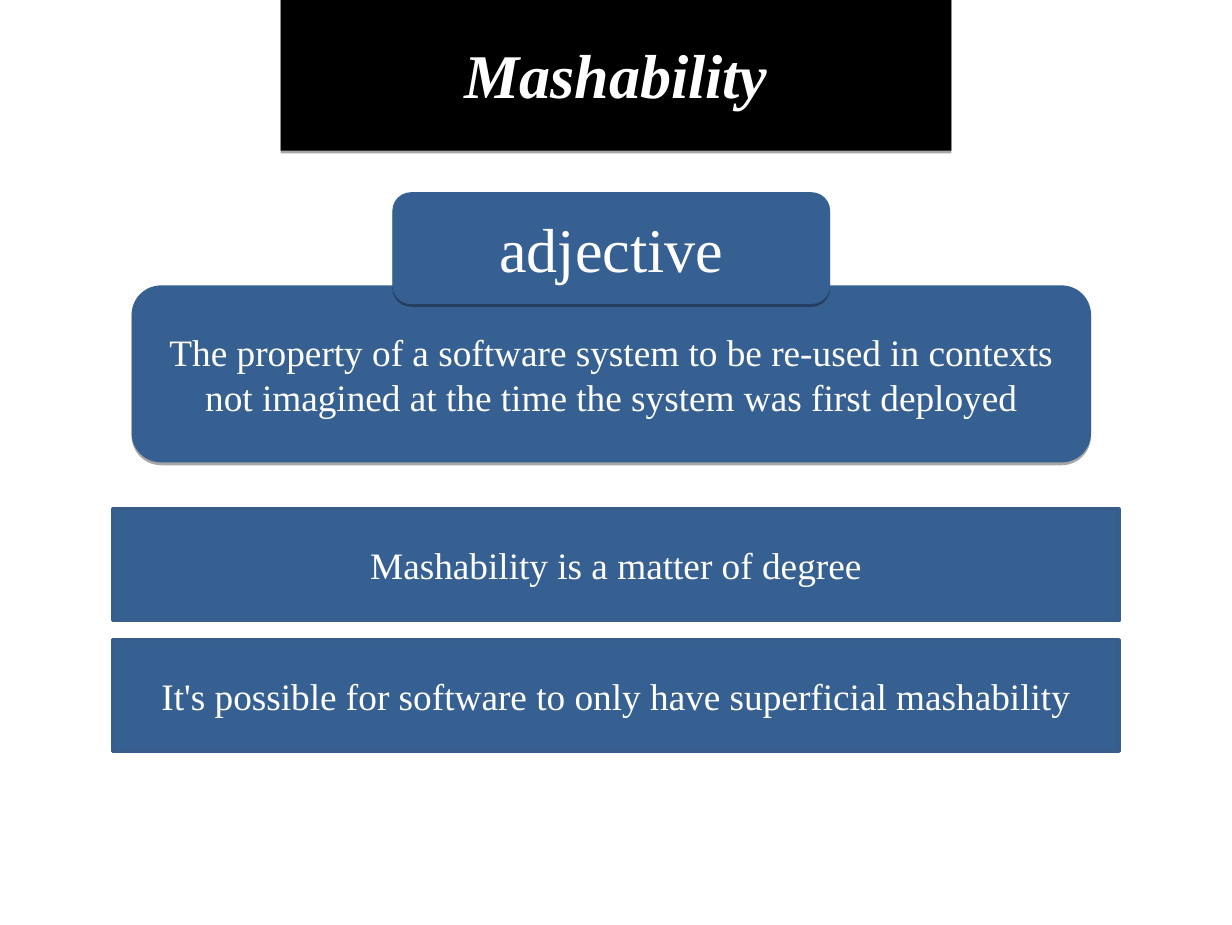
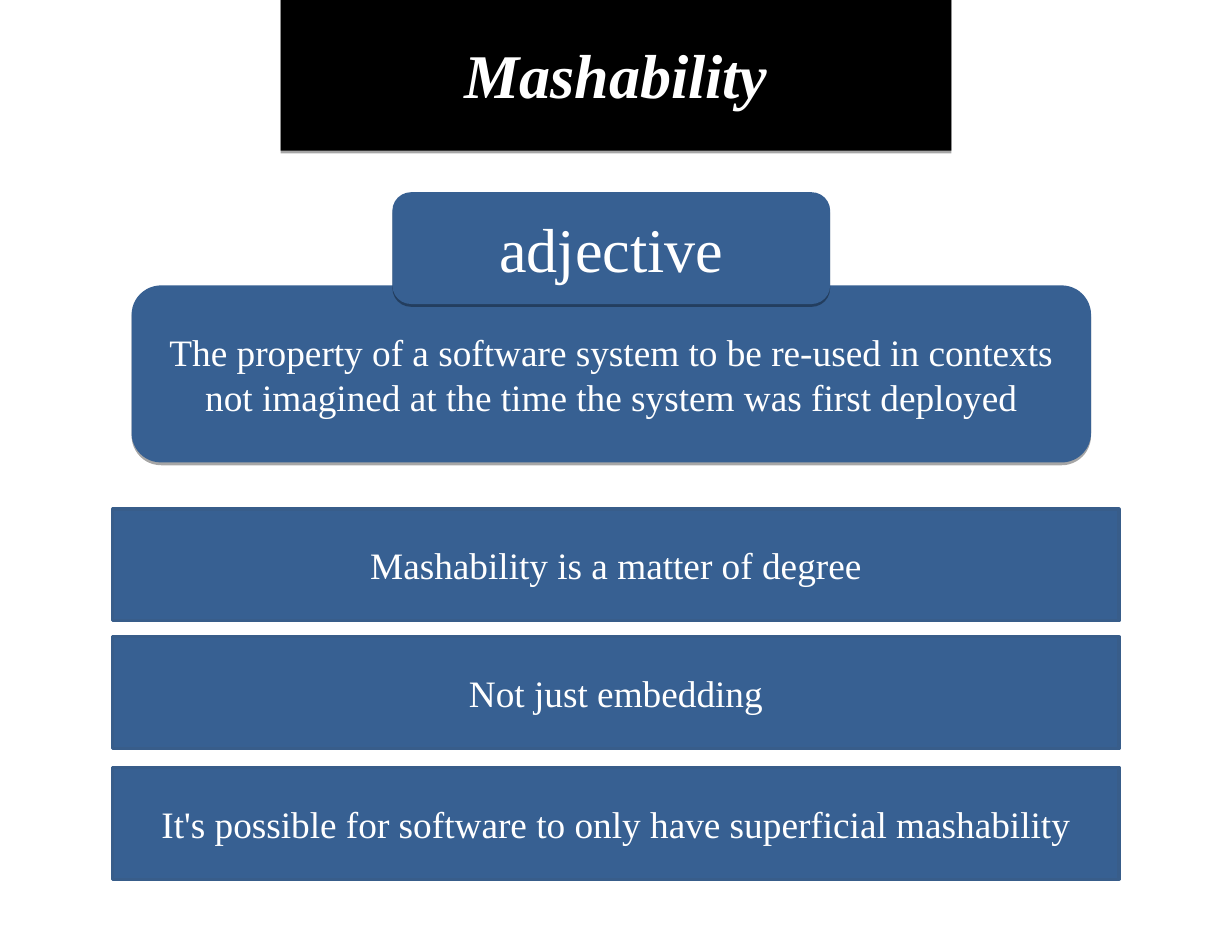
Before and after one commit to demo007/mashups4jsf, a slide deck: slide 4 of overview-architecture/JavaOne-2010/S314070_BURNS_SALEH_MASHUPS.odp. Drawn at 1232x925 pixels with LibreOffice and Linux fonts; fonts in the diff are those of the drawing. Boxes give left, top, right and bottom in pixels: in the first picture for what was removed or moved away, otherwise in the second. Text is boxed around its words. In the diff, an @@ line names an element or a change of style, - is before the commit and + after.

```diff
--- a/overview-architecture/JavaOne-2010/S314070_BURNS_SALEH_MASHUPS.odp
+++ b/overview-architecture/JavaOne-2010/S314070_BURNS_SALEH_MASHUPS.odp
@@ freeform shape added at bbox=[113, 636, 1119, 748], fill #376092, outline #385D8A 2.01 pt, 24 pt, text #FFFFFF @@
+Not just embedding
@@ freeform shape "It's possible for software to ...": place and size @@
-freeform shape "It's possible for software to ..." at bbox=[113, 639, 1119, 751]
+freeform shape "It's possible for software to ..." at bbox=[113, 767, 1119, 879]
```
Also in this commit, not shown: 11 other slides changed, 3 slides added, 2 slides removed.
